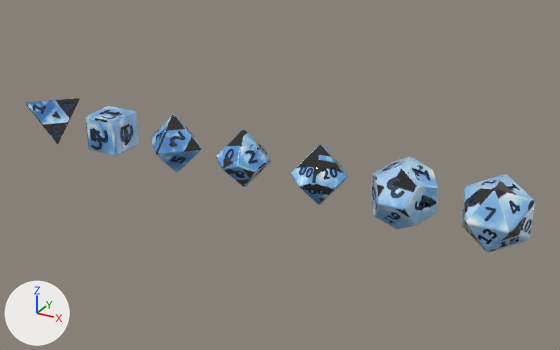
Before and after pictures for a commit that changed the glTF model public/dice/sky.glb.
Before and after are seen from a camera (50 mm lens) standing at (23.95, -87.26, 11.28) and looking at (10.94, -63.62, -0.54). The lights are fixed; the arrows at lower left show +X, +Y and +Z. The first picture is the older version. Vertices at exactly the same position are counted once.

Objects in the first picture: 'd10', 'd100', 'd12', 'd20', 'd4', 'd6', 'd8'.
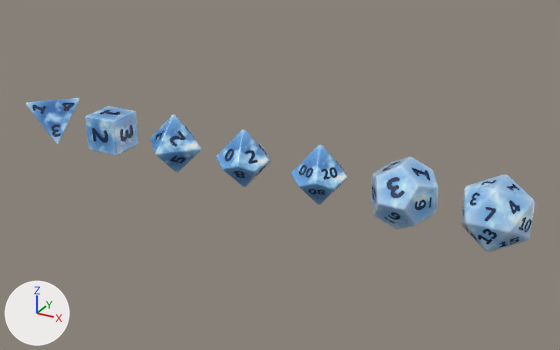
Changed parts and their boxes [x1, y1, x2, y2] in the pictures (560 x 350 px):
part 1 of me_sky_d4_001, reshaped
    after: [26, 98, 80, 144]
part 2 of me_sky_d4_001, surface changed
    both: [27, 98, 80, 144]
part 3 of me_sky_d6_001, reshaped
    before: [85, 111, 139, 156]
    after: [85, 106, 139, 156]
part 4 of me_sky_d6_001, surface changed
    both: [86, 106, 137, 155]
part 5 of me_sky_d8_001, reshaped
    after: [150, 114, 201, 173]
part 6 of me_sky_d8_001, surface changed
    both: [150, 116, 201, 167]
part 7 of me_sky_d10_001, reshaped
    both: [216, 130, 272, 187]
part 8 of me_sky_d10_001, surface changed
    both: [217, 131, 271, 186]
part 9 of me_sky_d12_001, reshaped
    before: [372, 166, 438, 229]
    after: [371, 157, 439, 229]
part 10 of me_sky_d12_001, surface changed
    both: [371, 157, 438, 229]
part 11 of me_sky_d20_001, reshaped
    both: [461, 174, 535, 252]
part 12 of me_sky_d20_001, surface changed
    both: [461, 174, 534, 252]
part 13 of me_sky_d100_001, reshaped
    both: [291, 145, 349, 205]
part 14 of me_sky_d100_001, surface changed
    both: [292, 146, 348, 204]

Diff of the bpy script that builds the scene:
```diff
--- a/public/dice/sky.glb.py
+++ b/public/dice/sky.glb.py
@@ me_sky_d4_001 @@
-me_sky_d4_001.from_pydata(...)  # 1514 vertices, 3024 faces; spans x -0.81..0.81, y -0.81..0.81, z -0.81..0.81
+me_sky_d4_001.from_pydata(...)  # 1650 vertices, 3296 faces; spans x -0.81..0.81, y -0.81..0.81, z -0.81..0.81
+# me_sky_d4_001 part 1: 24 vertices moved within x -0.8..0.8, y -0.8..0.8, z -0.8..0.8; 20 vertices removed from x -0.79..0.79, y -0.79..0.79, z -0.79..0.79; 156 vertices added at x -0.81..0.81, y -0.81..0.81, z -0.81..0.81
+# me_sky_d4_001 part 2: 2864 kept faces spanning x -0.81..0.81, y -0.81..0.81, z -0.81..0.81 get new texture (UV) coordinates
 me_sky_d4_001.materials.append(mat_sky_d4_body)
@@ me_sky_d6_001 @@
-me_sky_d6_001.from_pydata(...)  # 1002 vertices, 2000 faces; spans x -0.75..0.75, y -0.75..0.75, z -0.75..0.75
+me_sky_d6_001.from_pydata(...)  # 1274 vertices, 2544 faces; spans x -0.75..0.75, y -0.75..0.75, z -0.75..0.75
+# me_sky_d6_001 part 3: 96 vertices removed from x -0.74..0.74, y -0.74..0.74, z -0.74..0.74; 368 vertices added at x -0.75..0.75, y -0.75..0.75, z -0.75..0.75
+# me_sky_d6_001 part 4: 1584 kept faces spanning x -0.75..0.75, y -0.75..0.75, z -0.75..0.75 get new texture (UV) coordinates
 me_sky_d6_001.materials.append(mat_sky_d6_body)
@@ me_sky_d8_001 @@
-me_sky_d8_001.from_pydata(...)  # 1225 vertices, 2446 faces; spans x -1.23..1.23, y -1.23..1.23, z -1.23..1.23
+me_sky_d8_001.from_pydata(...)  # 1495 vertices, 2986 faces; spans x -1.24..1.24, y -1.24..1.24, z -1.24..1.24
+# me_sky_d8_001 part 5: 48 vertices removed from x -1.22..1.22, y -1.22..1.22, z -1.22..1.22; 318 vertices added at x -1.24..1.24, y -1.24..1.24, z -1.24..1.24
+# me_sky_d8_001 part 6: 2072 kept faces spanning x -1.21..1.21, y -1.21..1.21, z -1.21..1.21 get new texture (UV) coordinates
 me_sky_d8_001.materials.append(mat_sky_d8_body)
@@ me_sky_d10_001 @@
-me_sky_d10_001.from_pydata(...)  # 1620 vertices, 3236 faces; spans x -1.06..1.06, y -1.01..1.01, z -1.17..1.17
+me_sky_d10_001.from_pydata(...)  # 2072 vertices, 4140 faces; spans x -1.06..1.06, y -1.01..1.01, z -1.18..1.18
+# me_sky_d10_001 part 7: 51 vertices moved within x -1.06..0.87, y -1.01..1.01, z -1.17..1.16; 115 vertices removed from x -1.05..1.05, y -1.0..1.0, z -1.17..1.17; 567 vertices added at x -1.06..1.06, y -1.01..1.01, z -1.18..1.18
+# me_sky_d10_001 part 8: 2580 kept faces spanning x -1.05..1.05, y -1.0..1.0, z -1.17..1.15 get new texture (UV) coordinates
 me_sky_d10_001.materials.append(mat_sky_d10_body)
@@ me_sky_d12_001 @@
-me_sky_d12_001.from_pydata(...)  # 2257 vertices, 4510 faces; spans x -1.2..1.2, y -1.2..1.2, z -1.2..1.2
+me_sky_d12_001.from_pydata(...)  # 2937 vertices, 5870 faces; spans x -1.2..1.2, y -1.2..1.2, z -1.2..1.2
+# me_sky_d12_001 part 9: 84 vertices removed from x -1.18..1.18, y -1.18..1.18, z -1.18..1.18; 764 vertices added at x -1.2..1.2, y -1.2..1.2, z -1.2..1.2
+# me_sky_d12_001 part 10: 3485 kept faces spanning x -1.2..1.2, y -1.2..1.2, z -1.2..1.2 get new texture (UV) coordinates
 me_sky_d12_001.materials.append(mat_sky_d12_body)
@@ me_sky_d20_001 @@
-me_sky_d20_001.from_pydata(...)  # 4031 vertices, 8058 faces; spans x -1.14..1.14, y -1.14..1.14, z -1.14..1.14
+me_sky_d20_001.from_pydata(...)  # 4707 vertices, 9410 faces; spans x -1.14..1.14, y -1.14..1.14, z -1.14..1.14
+# me_sky_d20_001 part 11: 115 vertices moved within x -1.13..1.13, y -1.13..1.13, z -1.13..1.13; 216 vertices removed from x -1.14..1.14, y -1.14..1.14, z -1.14..1.14; 892 vertices added at x -1.14..1.14, y -1.14..1.14, z -1.14..1.14
+# me_sky_d20_001 part 12: 7029 kept faces spanning x -1.13..1.13, y -1.13..1.13, z -1.13..1.13 get new texture (UV) coordinates
 me_sky_d20_001.materials.append(mat_sky_d20_body)
@@ me_sky_d100_001 @@
-me_sky_d100_001.from_pydata(...)  # 2316 vertices, 4628 faces; spans x -1.06..1.06, y -1.01..1.01, z -1.17..1.17
+me_sky_d100_001.from_pydata(...)  # 2768 vertices, 5532 faces; spans x -1.06..1.06, y -1.01..1.01, z -1.18..1.18
+# me_sky_d100_001 part 13: 51 vertices moved within x -1.06..0.87, y -1.01..1.01, z -1.17..1.16; 115 vertices removed from x -1.05..1.05, y -1.0..1.0, z -1.17..1.17; 567 vertices added at x -1.06..1.06, y -1.01..1.01, z -1.18..1.18
+# me_sky_d100_001 part 14: 3974 kept faces spanning x -1.05..1.05, y -1.0..1.0, z -1.17..1.15 get new texture (UV) coordinates
 me_sky_d100_001.materials.append(mat_sky_d100_body)
```
